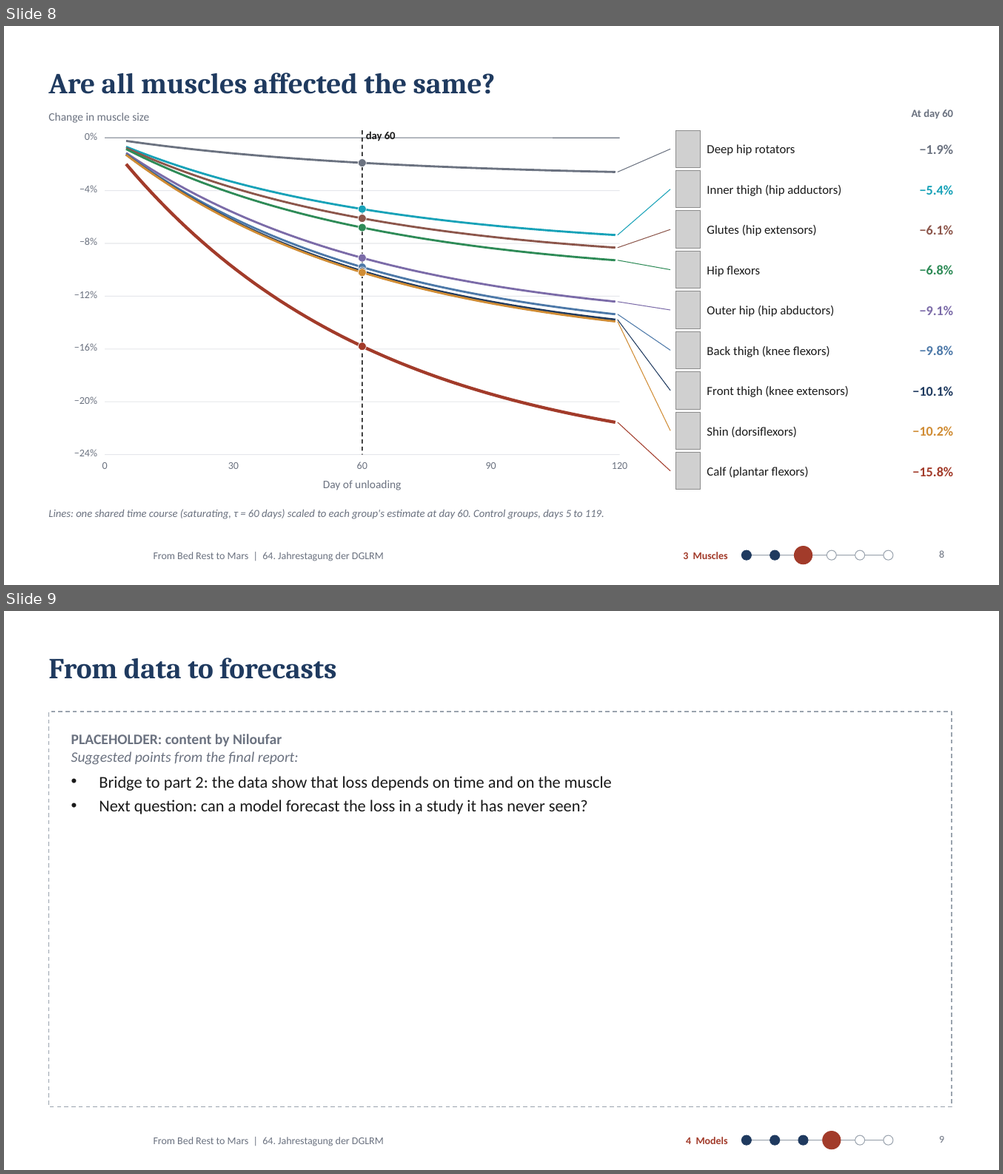
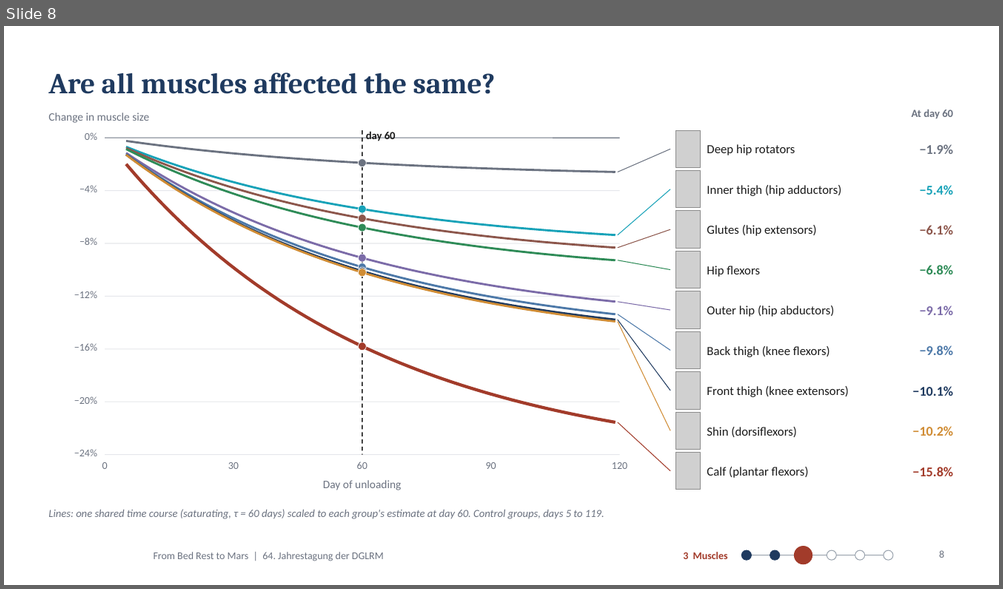
Before and after one commit to MiladBahariQaragoz/BedrestToMars, a slide deck: presentation/bed-rest-to-mars-talk.pptx. Shown one above the other, each under a label of ours: slides 8 and 9 before the commit, slide 8 after it. The pictures are 1003x1174 and 1003x589 pixels, drawn with LibreOffice and Linux fonts; fonts in the diff are those of the drawing; grey boxes stand for pictures; background and template pictures are left out. Boxes give left, top, right and bottom in pixels: in the first picture for what was removed or moved away, otherwise in the second. Text is boxed around its words. In the diff, an @@ line names an element or a change of style, - is before the commit and + after.

```diff
--- a/presentation/bed-rest-to-mars-talk.pptx
+++ b/presentation/bed-rest-to-mars-talk.pptx
@@ slide 9 removed at (4, 611, 999, 1170), background #FFFFFF; not listed: 1 template element that a slide beside it also shows @@
@@ title removed at (48, 658, 336, 679) @@
-From data to forecasts
@@ rectangle removed at (48, 712, 951, 1107) @@
@@ text removed at (71, 734, 612, 815) @@
-PLACEHOLDER: content by Niloufar
-Suggested points from the final report:
-• Bridge to part 2: the data show that loss depends on time and on the muscle
-• Next question: can a model forecast the loss in a study it has never seen?
@@ text removed at (686, 1137, 728, 1145) @@
-4 Models
@@ ellipse removed at (741, 1136, 751, 1146) @@
@@ line removed from (746, 1141) to (888, 1141) @@
@@ ellipse removed at (770, 1136, 780, 1146) @@
@@ ellipse removed at (798, 1136, 808, 1146) @@
@@ ellipse removed at (822, 1132, 840, 1150) @@
@@ ellipse removed at (854, 1136, 865, 1146) @@
@@ ellipse removed at (884, 1136, 893, 1146) @@
@@ page number removed at (939, 1136, 944, 1143) @@
-9
```
Also in this commit, not shown: 3 slides changed, 5 other files.
